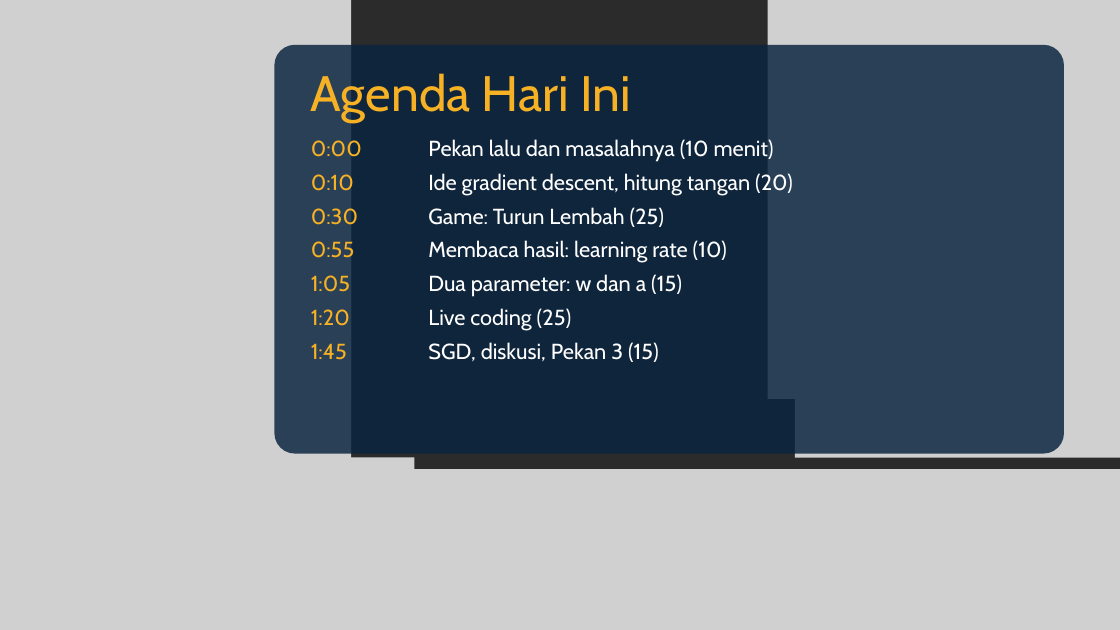
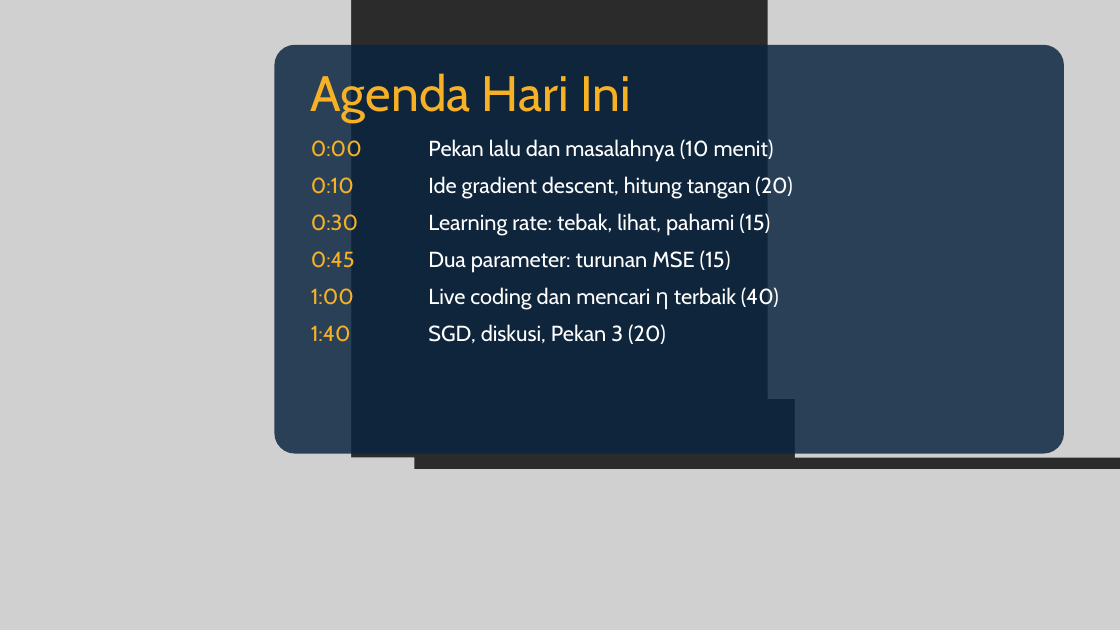
Before and after one commit to dafx7/COMPUTING-AI-ML-OPTIMIZATION, a slide deck: slide 2 of week2/slides/Pertemuan-2-Gradient-Descent.pptx. Drawn at 1120x630 pixels with LibreOffice and Linux fonts; fonts in the diff are those of the drawing; grey boxes stand for pictures; background and template pictures are left out; a plain dark background stands for a picture behind light text. Boxes give left, top, right and bottom in pixels: in the first picture for what was removed or moved away, otherwise in the second. Text is boxed around its words. In the diff, an @@ line names an element or a change of style, - is before the commit and + after.

```diff
--- a/week2/slides/Pertemuan-2-Gradient-Descent.pptx
+++ b/week2/slides/Pertemuan-2-Gradient-Descent.pptx
@@ text at (x1=311, y1=140, x2=362, y2=231): more space between paragraphs @@
@@ text at (x1=428, y1=139, x2=793, y2=198): more space between paragraphs @@
@@ text at (x1=428, y1=213, x2=779, y2=344): text changed @@
-Game: Turun Lembah (25)
-Membaca hasil: learning rate (10)
-Dua parameter: w dan a (15)
-Live coding (25)
-SGD, diskusi, Pekan 3 (15)
+Learning rate: tebak, lihat, pahami (15)
+Dua parameter: turunan MSE (15)
+Live coding dan mencari η terbaik (40)
+SGD, diskusi, Pekan 3 (20)
@@ text at (x1=311, y1=251, x2=355, y2=342): text changed @@
-0:55
-1:05
-1:20
-1:45
+0:45
+1:00
+1:40
```
Also in this commit, not shown: 3 other slides changed, 6 slides added, 3 slides removed, 6 other files.
